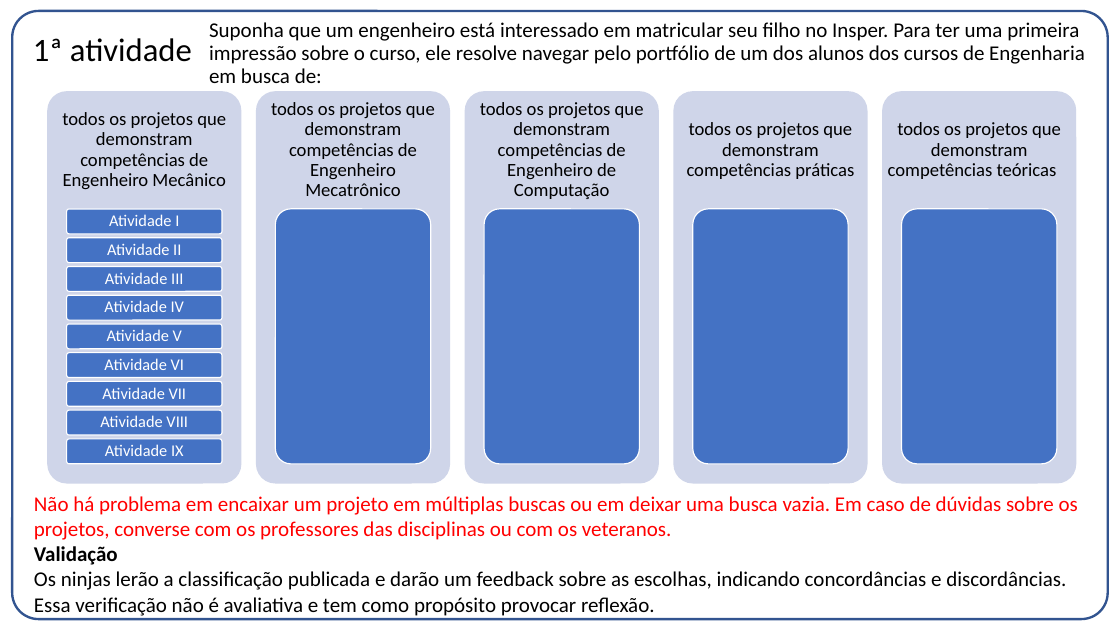
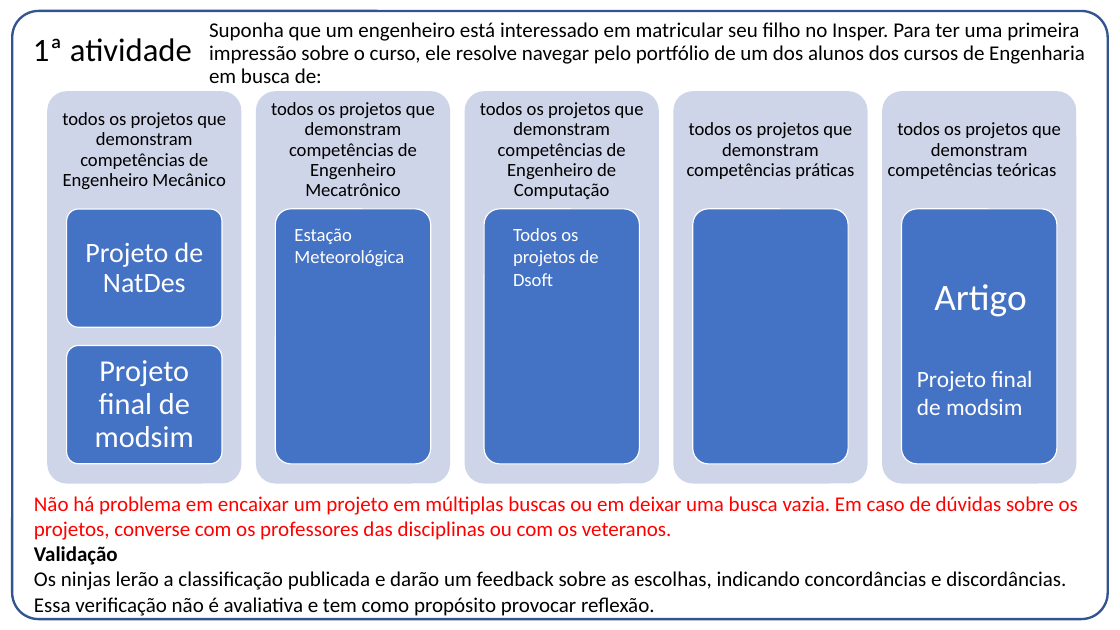
Before and after one commit to FelippeTeracini/J.L-Inc., a slide deck: slide 4 of Entrega01.pptx. Drawn at 1120x630 pixels with LibreOffice and Linux fonts; fonts in the diff are those of the drawing. Boxes give left, top, right and bottom in pixels: in the first picture for what was removed or moved away, otherwise in the second. Text is boxed around its words. In the diff, an @@ line names an element or a change of style, - is before the commit and + after.

```diff
--- a/Entrega01.pptx
+++ b/Entrega01.pptx
@@ rounded rectangle: place and size @@
-rounded rectangle at box(66, 266, 222, 292)
+rounded rectangle at box(66, 209, 222, 328)
@@ text added at box(294, 228, 404, 266), 16 pt, text #FFFFFF @@
+Estação Meteorológica
@@ text added at box(513, 228, 599, 286), 16 pt, text #FFFFFF @@
+Todos os projetos de Dsoft
@@ text added at box(85, 242, 204, 292), 24 pt, text #FFFFFF @@
+Projeto de NatDes
@@ text added at box(934, 284, 1026, 317), 32 pt, text #FFFFFF @@
+Artigo
@@ rounded rectangle: place and size @@
-rounded rectangle at box(66, 381, 222, 407)
+rounded rectangle at box(66, 345, 222, 464)
@@ text added at box(95, 360, 194, 447), 26 pt, text #FFFFFF @@
+Projeto final de modsim
@@ text added at box(917, 371, 1032, 415), 20 pt, text #FFFFFF @@
+Projeto final de modsim
@@ group removed at box(66, 209, 222, 464): 9 texts, 7 rounded rectangles @@
-Atividade I
-Atividade II
-Atividade III
-Atividade IV
-Atividade V
-Atividade VI
-Atividade VII
-Atividade VIII
-Atividade IX
```
Also in this commit, not shown: 1 slide added, 1 slide removed, 5 other files.
